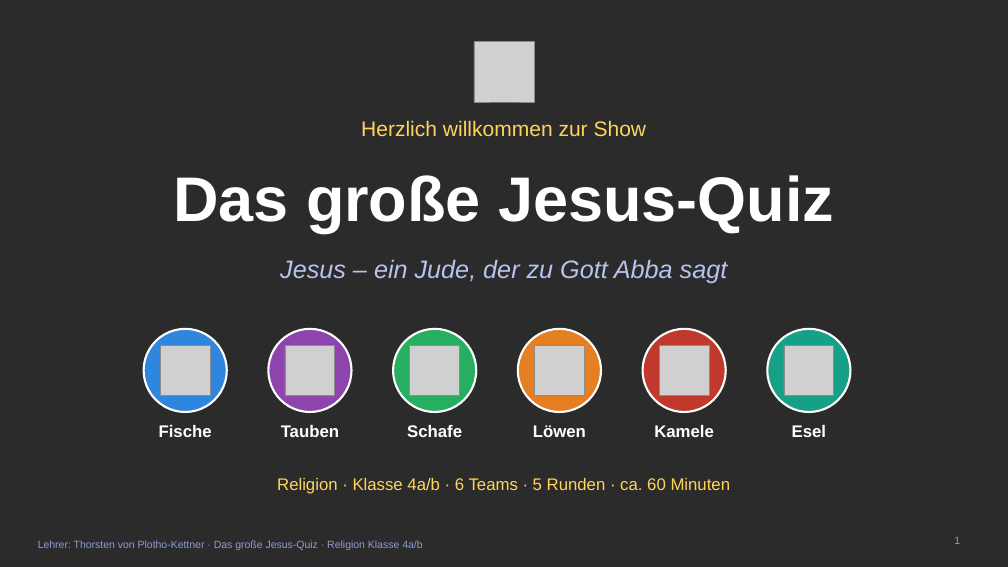
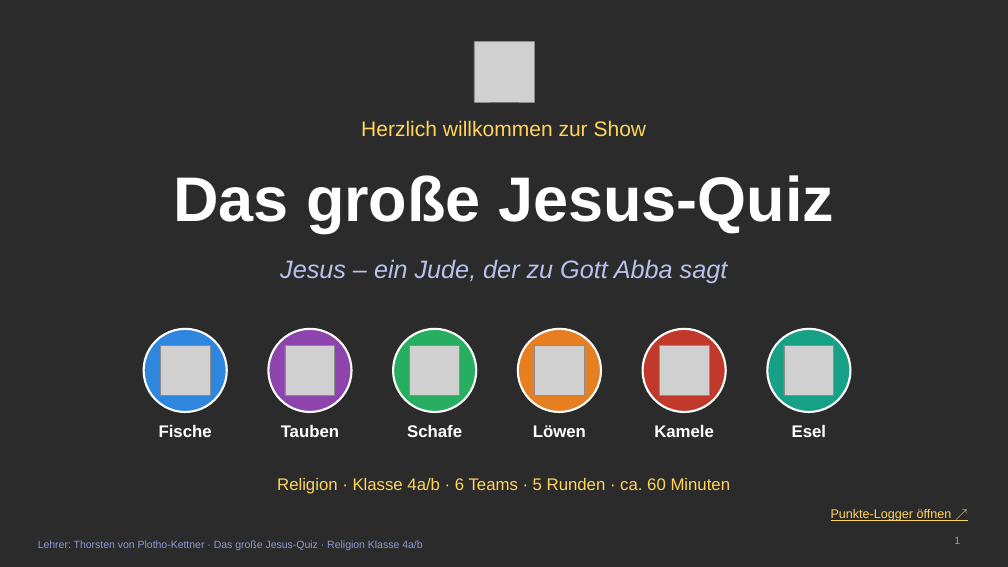
Before and after one commit to ratpoison-de/pags-app, a slide deck: slide 1 of religion/jesus-quiz/Jesus-Quiz_Religion_Kl4.pptx. Drawn at 1008x567 pixels with LibreOffice and Linux fonts; fonts in the diff are those of the drawing; grey boxes stand for pictures; background and template pictures are left out; a plain dark background stands for a picture behind light text. Boxes give left, top, right and bottom in pixels: in the first picture for what was removed or moved away, otherwise in the second. Text is boxed around its words. In the diff, an @@ line names an element or a change of style, - is before the commit and + after.

```diff
--- a/religion/jesus-quiz/Jesus-Quiz_Religion_Kl4.pptx
+++ b/religion/jesus-quiz/Jesus-Quiz_Religion_Kl4.pptx
@@ text added at [831,509,952,521], 12 pt, text #FFD45C, underline @@
+Punkte-Logger öffnen ↗
```
Also in this commit, not shown: 1 other slide changed, 5 other files.
